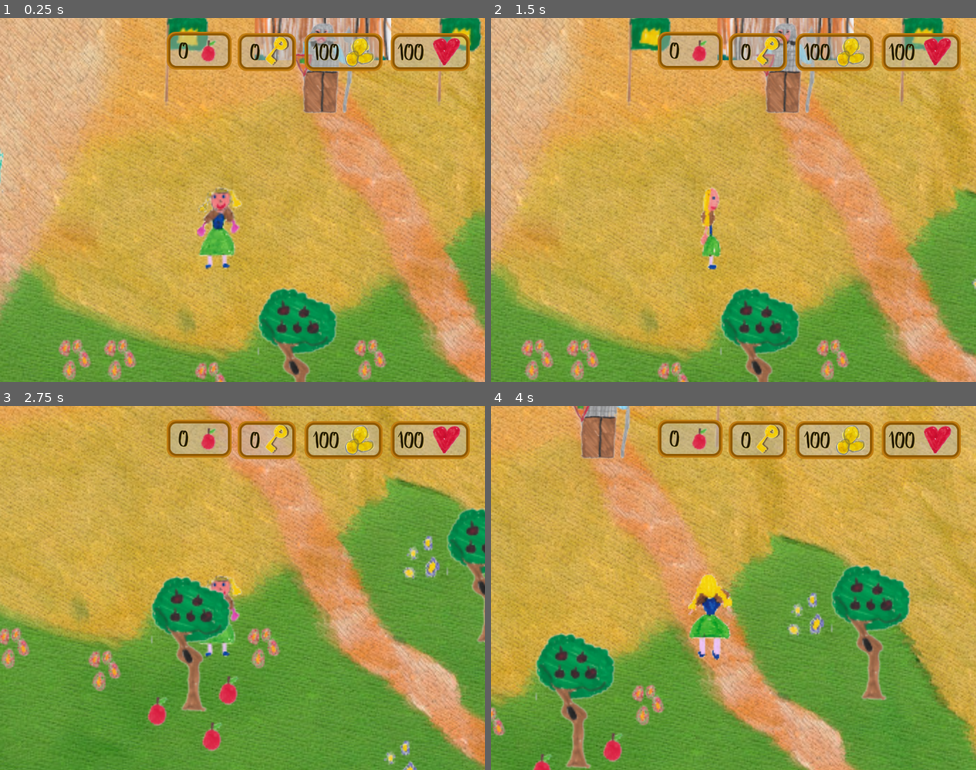
Above: before the commit, frames 1-4 (two rows, left to right).
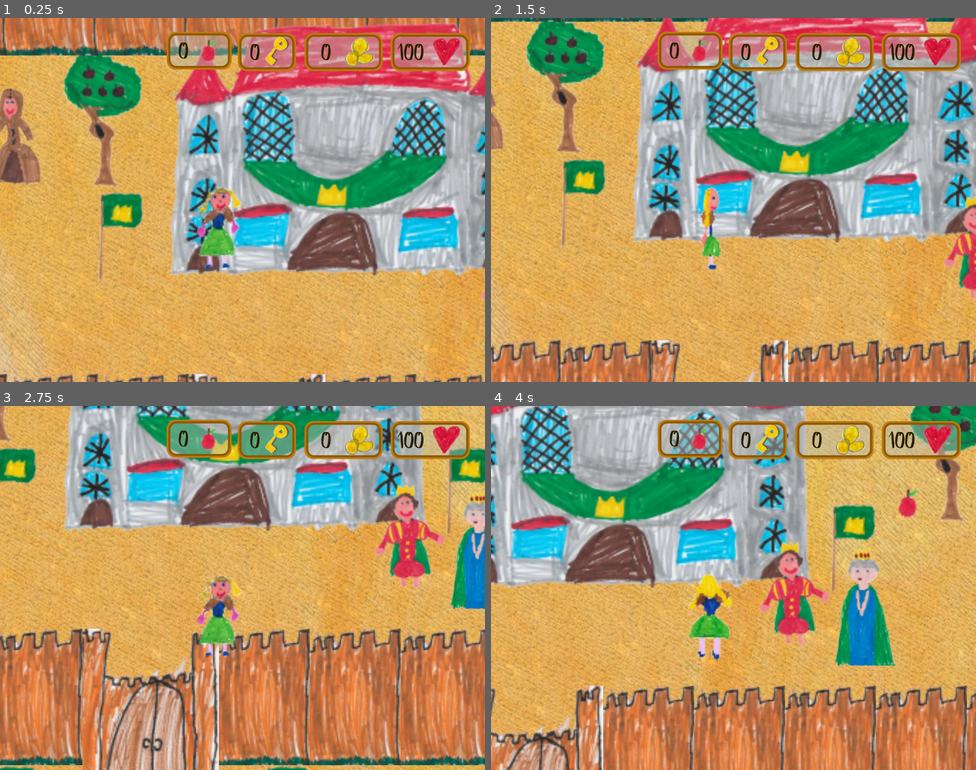
Above: after the commit, the same moments.

Repository: skadge/godot-adventures
Game: Godot game, scene res://Game.tscn
Same seed, same stepped clock (60 frames per second), same inputs: the game is played once before the commit and once after it.
Inputs (mouse positions are in pixels of both pictures, inside the frame that each line leads up to):
- Up to frame 1 (0.25 s): no input
- Up to frame 2 (1.5 s): click (699, 50) at 0.5 s; tap Enter at 1.25 s; hold Right (right) from 1.28 s (still down)
- Up to frame 3 (2.75 s): release Right (right) at 2.03 s; hold Down (down) from 2.03 s (still down)
- Up to frame 4 (4 s): release Down (down) at 2.78 s; hold Right (right) 2.78-3.53 s; hold Up (ui_up) from 3.53 s (still down)

The runs differ from the first frame. In frame 1, 84% of the frame differs, in the area x 0-100%, y 0-100%; in frame 2, 81%; in frame 3, 86%; in frame 4, 85%.

Commit message:
Added king, queen, castle servant

Diff:
--- a/Game.tscn
+++ b/Game.tscn
@@ -41,6 +41,9 @@
 [ext_resource path="res://res/characters/wiseman.gd" type="Script" id=39]
 [ext_resource path="res://res/characters/wiseman.tscn" type="PackedScene" id=40]
 [ext_resource path="res://res/characters/Hagrid.tscn" type="PackedScene" id=41]
+[ext_resource path="res://res/characters/king.tscn" type="PackedScene" id=42]
+[ext_resource path="res://res/characters/castle servant.tscn" type="PackedScene" id=43]
+[ext_resource path="res://res/characters/Queen.tscn" type="PackedScene" id=44]
 
 [sub_resource type="ConvexPolygonShape2D" id=1]
 points = PoolVector2Array( 0, 80, 64, 80, 64, 112, 0, 112 )
@@ -1135,6 +1138,12 @@
 [node name="Apple5" parent="Coins&Apples" instance=ExtResource( 35 )]
 position = Vector2( 1452.16, 699.349 )
 
+[node name="Apple8" parent="Coins&Apples" instance=ExtResource( 35 )]
+position = Vector2( 1814.92, 177.091 )
+
+[node name="Apple9" parent="Coins&Apples" instance=ExtResource( 35 )]
+position = Vector2( 1756.03, 188.519 )
+
 [node name="Apple6" parent="Coins&Apples" instance=ExtResource( 35 )]
 position = Vector2( 1490.57, 717.157 )
 
@@ -1206,7 +1215,7 @@
 cell_size = Vector2( 16, 16 )
 cell_y_sort = true
 format = 1
-tile_data = PoolIntArray( 1179639, 30, 0, 1179645, 30, 0, 1245181, …(1416 unchanged characters)…
+tile_data = PoolIntArray( -393156, 29, 0, -327595, 29, 0, 1179639, 30, 0, 1179645, 30, 0, 1245181, …(1416 unchanged characters)…
 __meta__ = {
 "_editor_description_": ""
 }
@@ -1261,6 +1270,13 @@
 [node name="Guard" parent="Items" instance=ExtResource( 8 )]
 position = Vector2( 1296, 293.333 )
 
+[node name="Queen" parent="Items" instance=ExtResource( 44 )]
+position = Vector2( 1528.42, 104.487 )
+
+[node name="king" parent="Items" instance=ExtResource( 42 )]
+position = Vector2( 1478.24, 82.0175 )
+scale = Vector2( 1.2, 1.2 )
+
 [node name="Aeronaut" parent="Items" instance=ExtResource( 15 )]
 position = Vector2( 1552, 1245.33 )
 script = ExtResource( 17 )
@@ -1277,7 +1293,8 @@
 script = ExtResource( 39 )
 
 [node name="Player" parent="Items" instance=ExtResource( 3 )]
-position = Vector2( 1223.36, 404.848 )
+position = Vector2( 1269.68, 56.4907 )
+gold = 0
 
 [node name="HotAirBalloon" parent="Items" instance=ExtResource( 16 )]
 position = Vector2( 1496, 1298.67 )
@@ -1295,6 +1312,9 @@
 [node name="Hagrid" parent="Items/HagridPath/PathFollow2D" instance=ExtResource( 41 )]
 position = Vector2( -23.8738, -4.78528 )
 rotation = -1.59646
+
+[node name="castle servant" parent="Items" instance=ExtResource( 43 )]
+position = Vector2( 1123.41, -7.521 )
 
 [node name="bird" parent="." instance=ExtResource( 38 )]
 position = Vector2( 729.588, 859.18 )
--- a/res/characters/Character.tscn
+++ b/res/characters/Character.tscn
@@ -1,10 +1,13 @@
-[gd_scene load_steps=4 format=2]
+[gd_scene load_steps=5 format=2]
 
 [ext_resource path="res://res/characters/aeronaut_small.png" type="Texture" id=1]
 [ext_resource path="res://res/characters/Character.gd" type="Script" id=2]
 
 [sub_resource type="RectangleShape2D" id=1]
 extents = Vector2( 24, 32 )
+
+[sub_resource type="RectangleShape2D" id=2]
+extents = Vector2( 16.7144, 21.5441 )
 
 [node name="Character" type="Area2D"]
 script = ExtResource( 2 )
@@ -15,5 +18,13 @@
 texture = ExtResource( 1 )
 
 [node name="CollisionShape2D" type="CollisionShape2D" parent="."]
+visible = false
 position = Vector2( 0, 64 )
 shape = SubResource( 1 )
+
+[node name="StaticBody2D" type="StaticBody2D" parent="."]
+visible = false
+
+[node name="CollisionShape2D" type="CollisionShape2D" parent="StaticBody2D"]
+position = Vector2( 1.35562, 76.5921 )
+shape = SubResource( 2 )
--- /dev/null
+++ b/res/characters/Queen.gd
@@ -0,0 +1,29 @@
+extends Character
+
+var is_first_time = true
+
+func _ready():
+    dialogueDefault = ["I have heard of this magic fruit... long lost I fear!",
+                       "I am sorry, I can not help you more"]
+func dialogue_stages():
+
+    var sentences = []
+
+    if is_first_time:
+        sentences += ["Ahem ahem... Who are you to enter my castle in such a way?",
+                      "I shall replace my guard. He does not know how to do his duty",
+                      "I see... you are looking for something to heal your village?",
+                      "I have heard of this magic fruit... long lost I fear!",
+                      "I am sorry, but that is all I can do to help you"
+                      ]
+
+
+        dialogue.say_many($Sprite, sentences)
+
+
+        yield(dialogue, "conversation_finished")
+        is_first_time = false
+
+    else:
+        # we are done with the pre-scripted dialogues; get a random line
+        dialogue.say($Sprite, default_dialogue())
--- /dev/null
+++ b/res/characters/Queen.tscn
@@ -0,0 +1,17 @@
+[gd_scene load_steps=4 format=2]
+
+[ext_resource path="res://res/characters/Character.tscn" type="PackedScene" id=1]
+[ext_resource path="res://res/characters/queen.png" type="Texture" id=2]
+[ext_resource path="res://res/characters/Queen.gd" type="Script" id=3]
+
+[node name="Queen" instance=ExtResource( 1 )]
+script = ExtResource( 3 )
+
+[node name="Sprite" parent="." index="0"]
+texture = ExtResource( 2 )
+
+[node name="CollisionShape2D" parent="." index="1"]
+visible = false
+
+[node name="StaticBody2D" parent="." index="2"]
+visible = false
--- /dev/null
+++ b/res/characters/castle lady.gd
@@ -0,0 +1,9 @@
+extends Character
+
+
+func _ready():
+    dialogueDefault = ["I work at the castle",
+                       "I've lived here all my life"]
+func dialogue_stages():
+
+    dialogue.say($Sprite, default_dialogue())
--- /dev/null
+++ b/res/characters/castle servant.tscn
@@ -0,0 +1,11 @@
+[gd_scene load_steps=4 format=2]
+
+[ext_resource path="res://res/characters/Character.tscn" type="PackedScene" id=1]
+[ext_resource path="res://res/characters/cstle_lady.png" type="Texture" id=2]
+[ext_resource path="res://res/characters/castle lady.gd" type="Script" id=3]
+
+[node name="castle servant" instance=ExtResource( 1 )]
+script = ExtResource( 3 )
+
+[node name="Sprite" parent="." index="0"]
+texture = ExtResource( 2 )
--- /dev/null
+++ b/res/characters/king.gd
@@ -0,0 +1,29 @@
+extends Character
+
+var is_first_time = true
+
+func _ready():
+    dialogueDefault = ["I have heard of this magic fruit... long lost I fear!",
+                       "I am sorry, I can not help you more"]
+func dialogue_stages():
+
+    var sentences = []
+
+    if is_first_time:
+        sentences += ["Ahem ahem... Who are you to enter my castle in such a way?",
+                      "I shall replace my guard. He does not know how to do his duty",
+                      "I see... you are looking for something to heal your village?",
+                      "I have heard of this magic fruit... long lost I fear!",
+                      "I am sorry, but that is all I can do to help you"
+                      ]
+
+
+        dialogue.say_many($Sprite, sentences)
+
+
+        yield(dialogue, "conversation_finished")
+        is_first_time = false
+
+    else:
+        # we are done with the pre-scripted dialogues; get a random line
+        dialogue.say($Sprite, default_dialogue())
--- /dev/null
+++ b/res/characters/king.tscn
@@ -0,0 +1,11 @@
+[gd_scene load_steps=4 format=2]
+
+[ext_resource path="res://res/characters/Character.tscn" type="PackedScene" id=1]
+[ext_resource path="res://res/characters/king.png" type="Texture" id=2]
+[ext_resource path="res://res/characters/king.gd" type="Script" id=3]
+
+[node name="king" instance=ExtResource( 1 )]
+script = ExtResource( 3 )
+
+[node name="Sprite" parent="." index="0"]
+texture = ExtResource( 2 )
Not shown: 1 places in Game.tscn that only renumber resources
Binary file added: res/characters/cstle_lady.png
Not shown, added: res/characters/cstle_lady.png.import
Binary file added: res/characters/king.png
Not shown, added: res/characters/king.png.import
Binary file added: res/characters/queen.png
Not shown, added: res/characters/queen.png.import
Binary file added: res/props/large_chest.png
Not shown, added: res/props/large_chest.png.import
Binary file added: res/props/pineapple.png
Not shown, added: res/props/pineapple.png.import
